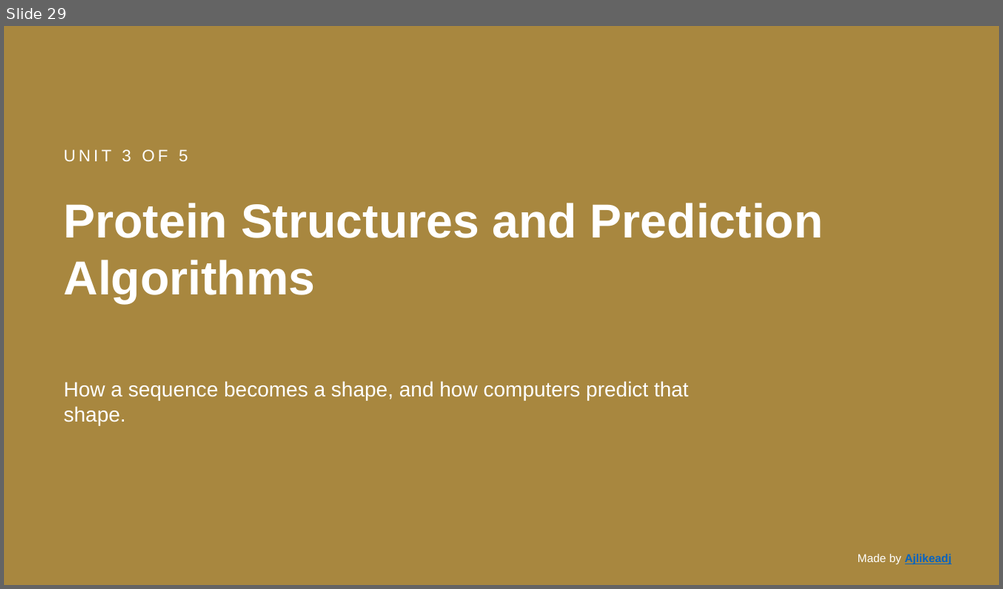
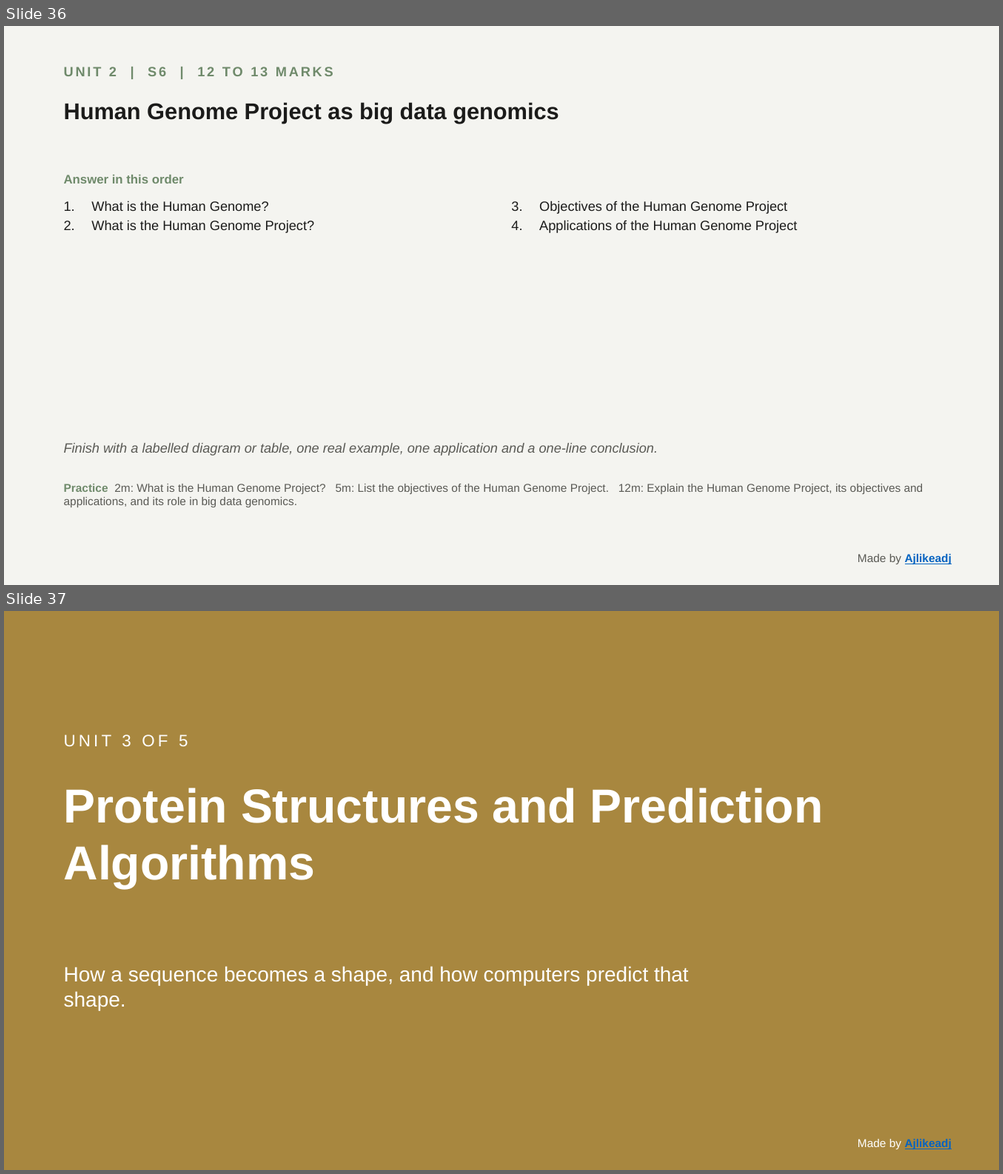
Before and after one commit to Ajlikeadj/Bio, a slide deck: CompBio-slides.pptx. Shown one above the other, each under a label of ours: slide 29 before the commit, slides 36 and 37 after it. The pictures are 1003x589 and 1003x1174 pixels, drawn with LibreOffice and Linux fonts; fonts in the diff are those of the drawing. Boxes give left, top, right and bottom in pixels: in the first picture for what was removed or moved away, otherwise in the second. Text is boxed around its words. In the diff, an @@ line names an element or a change of style, - is before the commit and + after.

```diff
--- a/CompBio-slides.pptx
+++ b/CompBio-slides.pptx
@@ slide 36 added at <box>4,26,999,585</box>, background #F4F4F0 @@
@@ text added at <box>64,67,333,76</box>, 13 pt, text #6F8A6B, bold @@
+UNIT 2 | S6 | 12 TO 13 MARKS
@@ text added at <box>64,102,558,124</box>, 22 pt, text #1B1B1A, bold @@
+Human Genome Project as big data genomics
@@ text added at <box>64,175,184,184</box>, 12 pt, text #6F8A6B, bold @@
+Answer in this order
@@ text added at <box>91,201,315,233</box>, 13 pt, text #1B1B1A @@
+1. What is the Human Genome?
+2. What is the Human Genome Project?
@@ text added at <box>539,201,797,233</box>, 13 pt, text #1B1B1A @@
+3. Objectives of the Human Genome Project
+4. Applications of the Human Genome Project
@@ text added at <box>64,443,657,456</box>, 13 pt, text #5A5A55, italic @@
+Finish with a labelled diagram or table, one real example, one application and a one-line conclusion.
@@ text added at <box>64,484,923,508</box>, 11 pt, text #5A5A55 @@
+Practice 2m: What is the Human Genome Project? 5m: List the objectives of the Human Genome Project. 12m: Explain the Human Genome Project, its objectives and applications, and its role in big data genomics.
@@ text added at <box>857,554,951,565</box>, 11 pt, text #0563C1, bold, underline @@
+Made by Ajlikeadj
@@ what was slide 29 is now slide 37 @@
```
Also in this commit, not shown: 1 slide changed, 67 other slides added, 60 slides removed, 10 other files.
